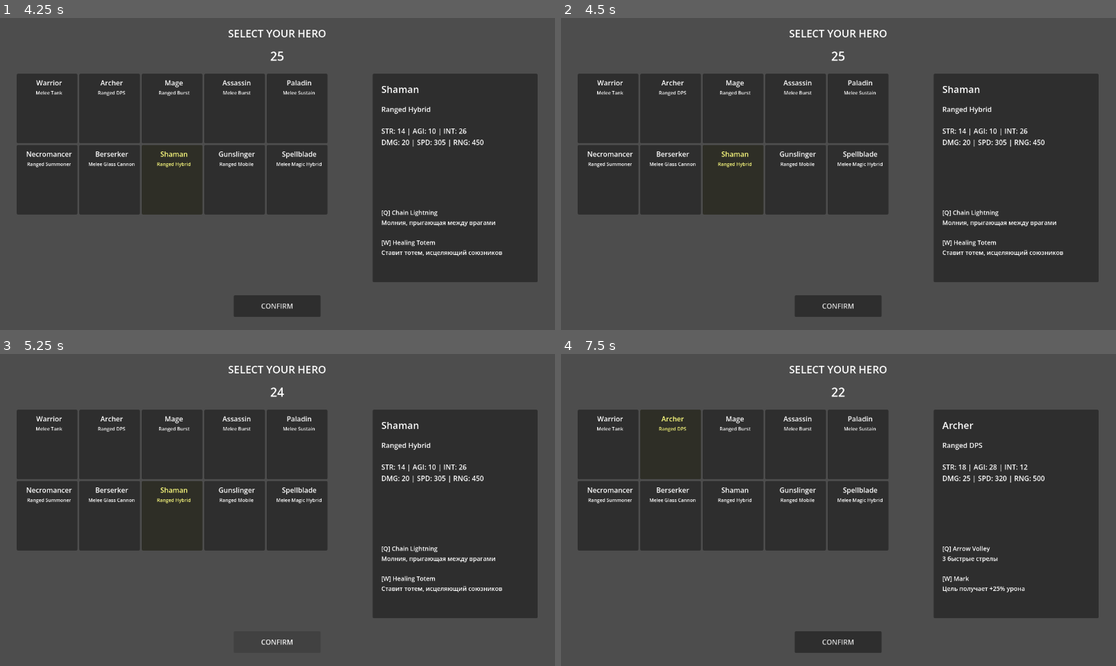
Above: before the commit, frames 1-4 (two rows, left to right).
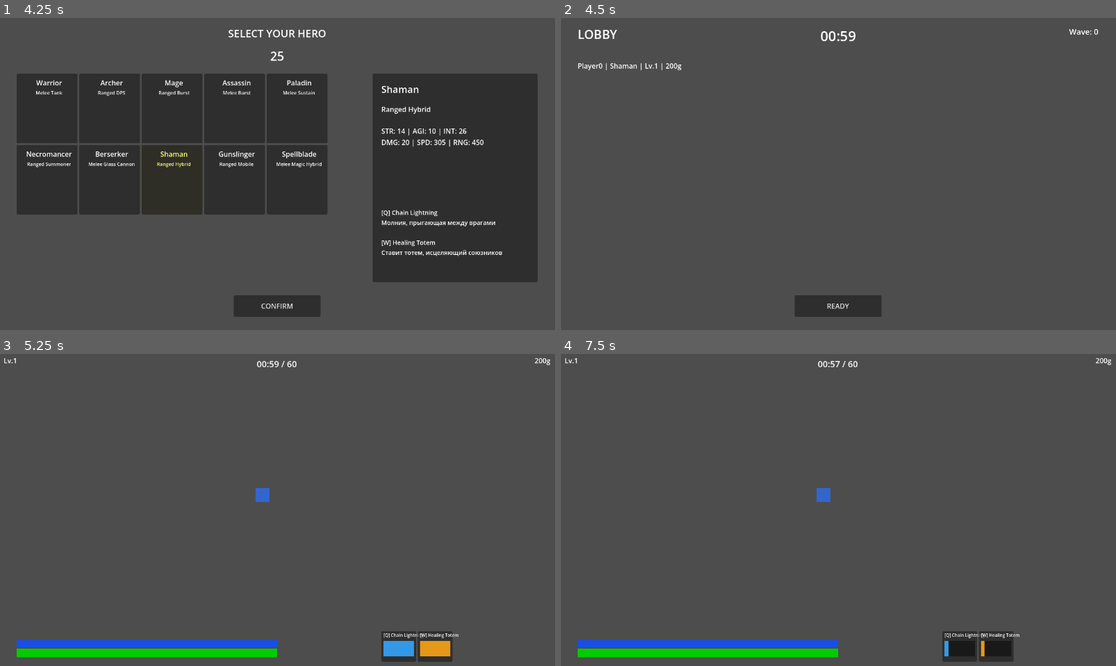
Above: after the commit, the same moments.

Repository: zhistokoepvpp-ctrl/hero-chaos
Game: Godot game, scene res://Scenes/HeroSelect.tscn
Same seed, same stepped clock (60 frames per second), same inputs: the game is played once before the commit and once after it. This scene is started directly instead of the project's main scene.
Inputs (mouse positions are in pixels of both pictures, inside the frame that each line leads up to):
- Up to frame 1 (4.25 s): click "CONFIRM" at 0.5 s; click "CONFIRM" at 1.25 s; click "CONFIRM" at 2 s; tap Enter at 2.75 s; move the mouse to (399, 158) at 2.77 s; tap Q (ability_q) at 2.85 s; click (399, 158) at 2.92 s; tap Space at 3.5 s; move the mouse to (166, 189) at 3.52 s; tap W (ability_w) at 3.6 s; click (166, 189) at 3.67 s
- Up to frame 2 (4.5 s): tap Enter at 4.25 s; move the mouse to (894, 105) at 4.27 s; tap Q (ability_q) at 4.35 s; click (894, 105) at 4.42 s
- Up to frame 3 (5.25 s): click (277, 641) at 5 s, where only the run after the commit has a clickable "READY"
- Up to frame 4 (7.5 s): tap Space at 5.75 s; move the mouse to (810, 572) at 5.77 s; tap W (ability_w) at 5.85, 7.35 s; click (810, 572) at 5.92 s; tap Enter at 6.5 s; move the mouse to (1005, 556) at 6.52 s; tap Q (ability_q) at 6.6 s; click (1005, 556) at 6.67 s; move the mouse to (672, 463) at 7.27 s; click (672, 463) at 7.42 s

Frame 1 is identical in both runs. In frame 2, 44% of the frame differs, in the area x 3-97%, y 3-94%; in frame 3, 47%; in frame 4, 48%, in the area x 0-100%, y 1-99%.
Error before the commit: Out of bounds get index '0' (on base: 'Dictionary') (res://Scripts/UI/HeroSelectUI.gd:92)

Commit message:
fix: register local player in HeroSelect ready

Diff:
--- a/game/Scripts/UI/HeroSelectUI.gd
+++ b/game/Scripts/UI/HeroSelectUI.gd
@@ -16,6 +16,7 @@
 func _ready():
 	btn_confirm.pressed.connect(_on_confirm)
 	GameManager.phase = Constants.GamePhase.HERO_SELECT
+	GameManager._register_local_player()
 	_populate_grid()
 
 func _process(delta):
